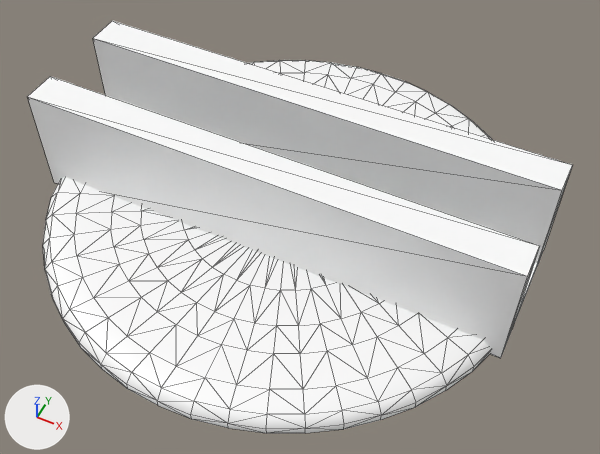
Two versions of the FBX model ConstellationsGameHDRP/Assets/Art/Models/SM_TurnPlate.fbx, one commit apart.
Before and after are seen from a 50 mm lens placed at (0.763, -1.461, 1.791), pointed at (0.075, -0.084, 0.069). Arrows for +X, +Y and +Z are at lower left; the lights stay in place. Mesh edges are drawn as thin lines. Where no turn or scale is listed for an object, it has been applied to the vertices.

The older version as bpy lines, for what is in view:
```python
me_mesh = bpy.data.meshes.new('Mesh')
me_mesh.from_pydata(...)  # 409 vertices, 756 faces; spans x -0.7..0.7, y -0.701..0.701, z 0.0..0.332
# faces by material slot: [10, 22, 4, 720]
me_mesh.materials.append(mat_lambert1)  # grey #bcbcbc
me_mesh.materials.append(mat_marble)  # its picture is missing
me_mesh.materials.append(mat_trimsheet)  # its picture is missing
me_mesh.materials.append(mat_marblepattern)  # its picture is missing
ob_sm_turnplate = bpy.data.objects.new('SM_TurnPlate', me_mesh)
ob_sm_turnplate.location = (0.0, 0.0, 0.0)
```
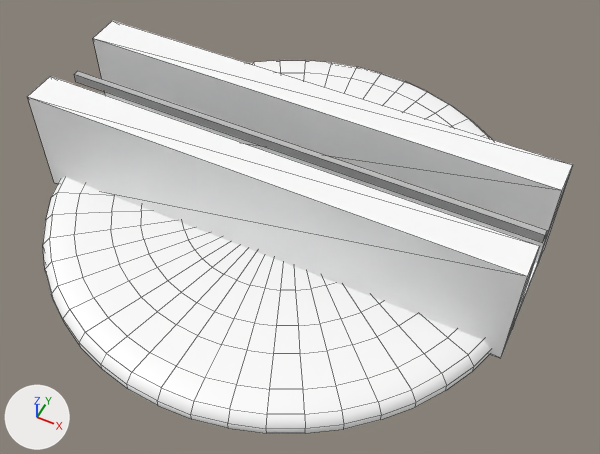
Where the newer file only moved an object's origin or applied its transform, the numbers keep the older frame.

What changed in the scene script:
```text
Add mat_gold:
    mat_gold = principled_material('Gold')
    mat_gold.base_color = (0.5, 0.5, 0.5)  # grey #bcbcbc
Change me_mesh:
    where me_mesh.from_pydata(...)  # 409 vertices, 756 faces; spans x -0.7..0.7, y -0.701..0.701, z 0.0..0.332
    used by ob_sm_turnplate; location = (0.0, 0.0, 0.0)
    me_mesh part 1: a new loose piece, a box spanning x -0.7..0.7, y -0.009..0.009, z 0.249..0.277, in mat_gold (grey #bcbcbc)
    add me_mesh.materials.append(mat_gold)  # grey #bcbcbc
```

Pixel boxes [x1, y1, x2, y2] of what changed, in the pictures (600 x 454 px):
part 1 of me_mesh, added
    after: [74, 71, 547, 243]
